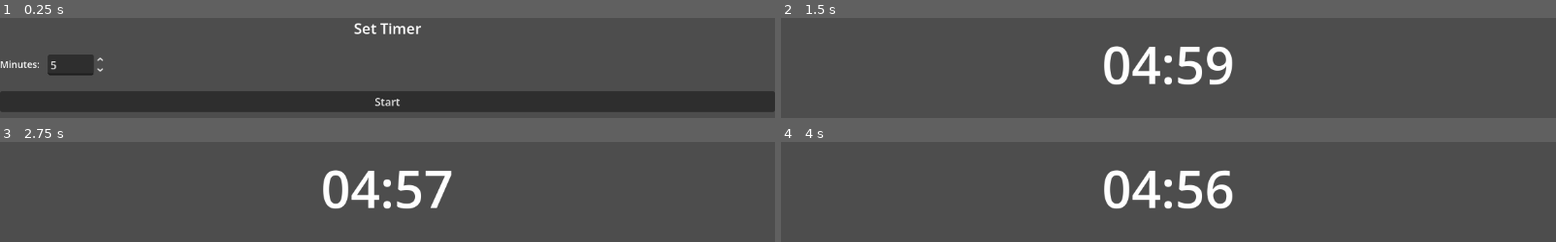
Above: before the commit, frames 1-4 (two rows, left to right).
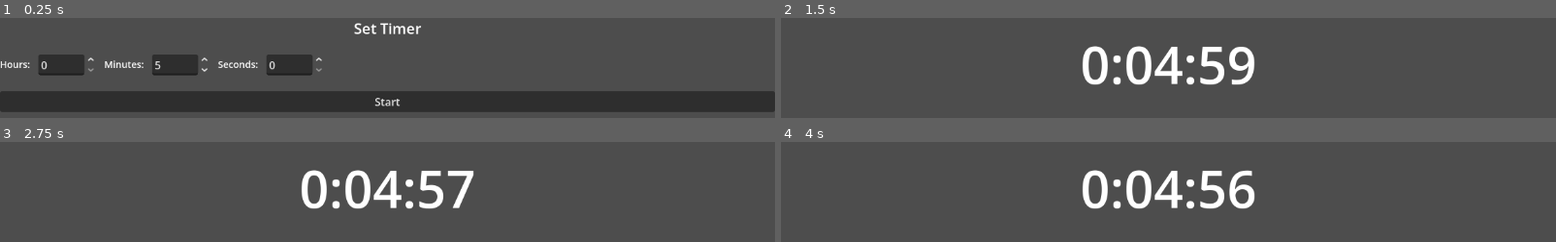
Above: after the commit, the same moments.

Repository: GiaZozula/timer-app
Game: Godot game, scene res://scenes/main.tscn
Two runs of this game, one before a commit and one after it. Both use one fixed random seed, a clock stepped at 60 frames per second and the inputs below.
Inputs:
- Up to frame 1 (0.25 s): no input
- Up to frame 2 (1.5 s): click "Start" at 0.5 s; tap Enter at 1.25 s
- Up to frame 3 (2.75 s): tap Space at 2 s
- Up to frame 4 (4 s): tap Enter at 3.5 s

The runs differ from the first frame. In frame 1, 3.7% of the frame differs, in the area x 0-42%, y 36-58%; in frame 2, 5.1%; in frame 3, 4.7%; in frame 4, 5.2%, in the area x 38-62%, y 27-68%.

Commit message:
add hours, minutes, seconds, and minimum values

Diff:
--- a/Godot/timer-app/scenes/ui/SetupScreen.tscn
+++ b/Godot/timer-app/scenes/ui/SetupScreen.tscn
@@ -37,15 +37,35 @@
 layout_mode = 2
 theme_override_constants/separation = 12
 
+[node name="HoursLabel" type="Label" parent="VBoxContainer/HBoxContainer"]
+layout_mode = 2
+text = "Hours:"
+
+[node name="HoursSpinBox" type="SpinBox" parent="VBoxContainer/HBoxContainer"]
+layout_mode = 2
+min_value = 0.0
+max_value = 24.0
+value = 0.0
+
 [node name="MinutesLabel" type="Label" parent="VBoxContainer/HBoxContainer"]
 layout_mode = 2
 text = "Minutes:"
 
 [node name="MinutesSpinBox" type="SpinBox" parent="VBoxContainer/HBoxContainer"]
 layout_mode = 2
-min_value = 1.0
-max_value = 60.0
+min_value = 0.0
+max_value = 59.0
 value = 5.0
+
+[node name="SecondsLabel" type="Label" parent="VBoxContainer/HBoxContainer"]
+layout_mode = 2
+text = "Seconds:"
+
+[node name="SecondsSpinBox" type="SpinBox" parent="VBoxContainer/HBoxContainer"]
+layout_mode = 2
+min_value = 0.0
+max_value = 59.0
+value = 0.0
 
 [node name="StartButton" type="Button" parent="VBoxContainer"]
 layout_mode = 2
--- a/Godot/timer-app/scripts/ui/RunScreen.gd
+++ b/Godot/timer-app/scripts/ui/RunScreen.gd
@@ -37,7 +37,8 @@
 
 
 func update_time(remaining_seconds: float) -> void:
-	var seconds: int = int(remaining_seconds)
-	var minutes: int = int(seconds / 60.0)
-	var secs: int = seconds % 60
-	time_label.text = "%02d:%02d" % [minutes, secs]
+	var total_secs: int = int(remaining_seconds)
+	var hours: int = int(total_secs / 3600.0)
+	var minutes: int = int((total_secs % 3600) / 60.0)
+	var secs: int = total_secs % 60
+	time_label.text = "%d:%02d:%02d" % [hours, minutes, secs]
--- a/Godot/timer-app/scripts/ui/SetupScreen.gd
+++ b/Godot/timer-app/scripts/ui/SetupScreen.gd
@@ -2,19 +2,70 @@
 
 signal start_pressed(duration_seconds: float)
 
+const HOURS_MIN := 0
+const HOURS_MAX := 24
+const MINUTES_MIN := 0
+const MINUTES_MAX := 59
+const SECONDS_MIN := 0
+const SECONDS_MAX := 59
+const MIN_DURATION_SECONDS := 5.0
+const MAX_DURATION_SECONDS := 24.0 * 3600.0
+
 var _theme_controller: Node = null
 
+@onready var hours_spinbox = $VBoxContainer/HBoxContainer/HoursSpinBox
 @onready var minutes_spinbox = $VBoxContainer/HBoxContainer/MinutesSpinBox
+@onready var seconds_spinbox = $VBoxContainer/HBoxContainer/SecondsSpinBox
 @onready var start_button = $VBoxContainer/StartButton
 @onready var title_label = $VBoxContainer/TitleLabel
+@onready var hours_label = $VBoxContainer/HBoxContainer/HoursLabel
 @onready var minutes_label = $VBoxContainer/HBoxContainer/MinutesLabel
+@onready var seconds_label = $VBoxContainer/HBoxContainer/SecondsLabel
 
 
 func _ready() -> void:
+	_apply_input_ranges()
+	start_button.focus_mode = Control.FOCUS_NONE
+	hours_spinbox.get_line_edit().focus_exited.connect(_on_hours_focus_exited)
+	minutes_spinbox.get_line_edit().focus_exited.connect(_on_minutes_focus_exited)
+	seconds_spinbox.get_line_edit().focus_exited.connect(_on_seconds_focus_exited)
 	start_button.pressed.connect(_on_start_pressed)
 	if get_viewport():
 		get_viewport().size_changed.connect(_apply_scaled_fonts)
 	_apply_scaled_fonts()
+
+
+func _on_hours_focus_exited() -> void:
+	_read_and_clamp_spinbox(hours_spinbox, HOURS_MIN, HOURS_MAX)
+
+
+func _on_minutes_focus_exited() -> void:
+	_read_and_clamp_spinbox(minutes_spinbox, MINUTES_MIN, MINUTES_MAX)
+
+
+func _on_seconds_focus_exited() -> void:
+	_read_and_clamp_spinbox(seconds_spinbox, SECONDS_MIN, SECONDS_MAX)
+
+
+func _apply_input_ranges() -> void:
+	hours_spinbox.min_value = HOURS_MIN
+	hours_spinbox.max_value = HOURS_MAX
+	minutes_spinbox.min_value = MINUTES_MIN
+	minutes_spinbox.max_value = MINUTES_MAX
+	seconds_spinbox.min_value = SECONDS_MIN
+	seconds_spinbox.max_value = SECONDS_MAX
+
+
+func _read_and_clamp_spinbox(spinbox: SpinBox, min_val: float, max_val: float) -> float:
+	var line_edit := spinbox.get_line_edit()
+	return _parse_and_clamp_spinbox(spinbox, line_edit.text, min_val, max_val)
+
+
+func _parse_and_clamp_spinbox(spinbox: SpinBox, text: String, min_val: float, max_val: float) -> float:
+	var raw: float = text.to_float() if text.is_valid_float() else 0.0
+	var clamped := clampf(raw, min_val, max_val)
+	spinbox.value = clamped
+	return clamped
 
 
 func set_theme_controller(controller: Node) -> void:
@@ -37,9 +88,24 @@
 	var base_body: int = _theme_controller.get_font_size("body") if _theme_controller.has_method("get_font_size") else 18
 
 	title_label.add_theme_font_size_override("font_size", int(base_title * scale_factor))
+	hours_label.add_theme_font_size_override("font_size", int(base_body * scale_factor))
 	minutes_label.add_theme_font_size_override("font_size", int(base_body * scale_factor))
+	seconds_label.add_theme_font_size_override("font_size", int(base_body * scale_factor))
 
 
 func _on_start_pressed() -> void:
-	var minutes: float = minutes_spinbox.value
-	emit_signal("start_pressed", minutes * 60.0)
+	hours_spinbox.apply()
+	minutes_spinbox.apply()
+	seconds_spinbox.apply()
+	var hours: float = clampf(hours_spinbox.value, HOURS_MIN, HOURS_MAX)
+	var minutes: float = clampf(minutes_spinbox.value, MINUTES_MIN, MINUTES_MAX)
+	var seconds: float = clampf(seconds_spinbox.value, SECONDS_MIN, SECONDS_MAX)
+	hours_spinbox.value = hours
+	minutes_spinbox.value = minutes
+	seconds_spinbox.value = seconds
+	if hours == 0.0 and minutes == 0.0 and seconds == 0.0:
+		seconds = MIN_DURATION_SECONDS
+		seconds_spinbox.value = MIN_DURATION_SECONDS
+	var total: float = hours * 3600.0 + minutes * 60.0 + seconds
+	var clamped := clampf(total, MIN_DURATION_SECONDS, MAX_DURATION_SECONDS)
+	emit_signal("start_pressed", clamped)
